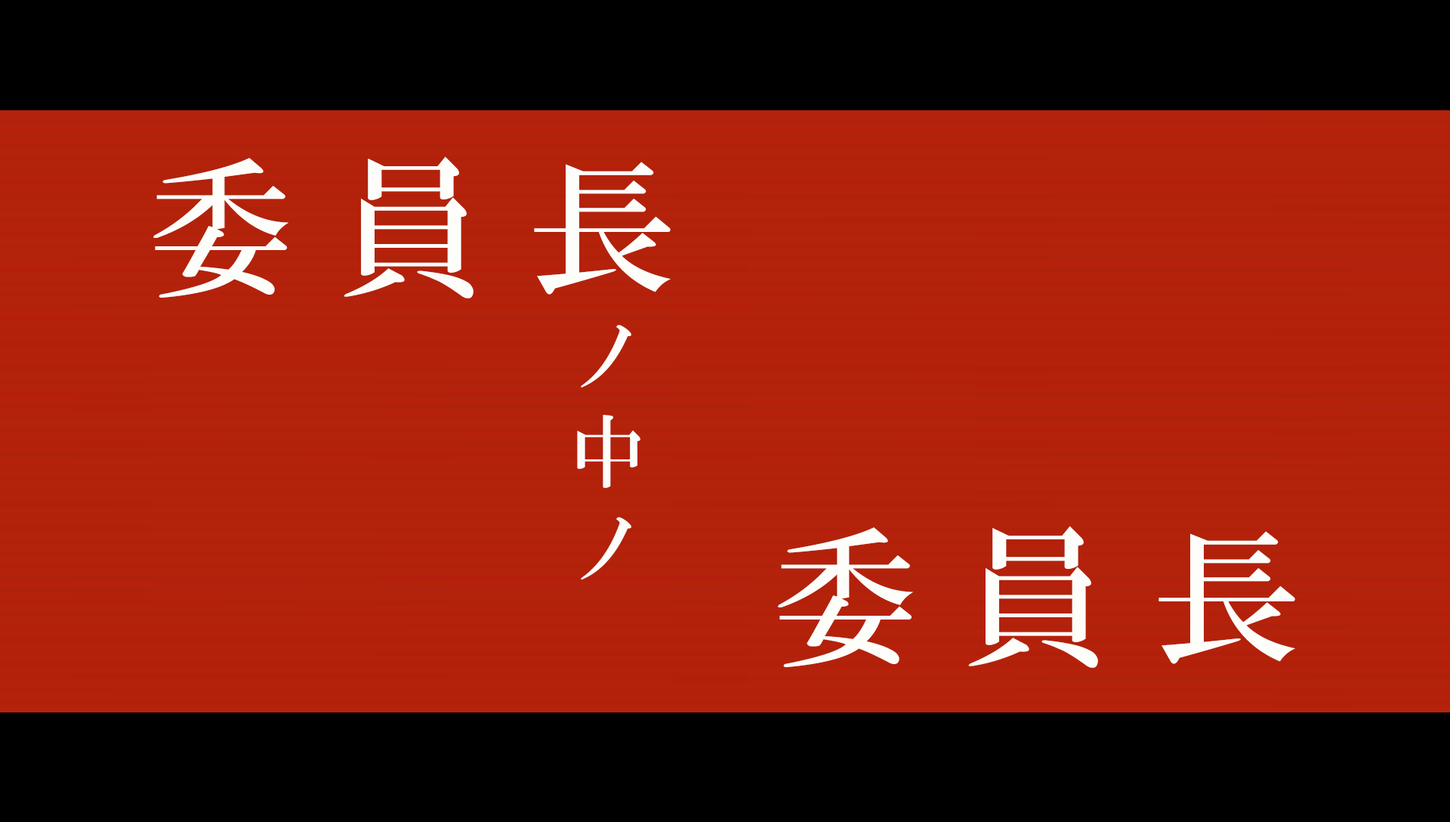
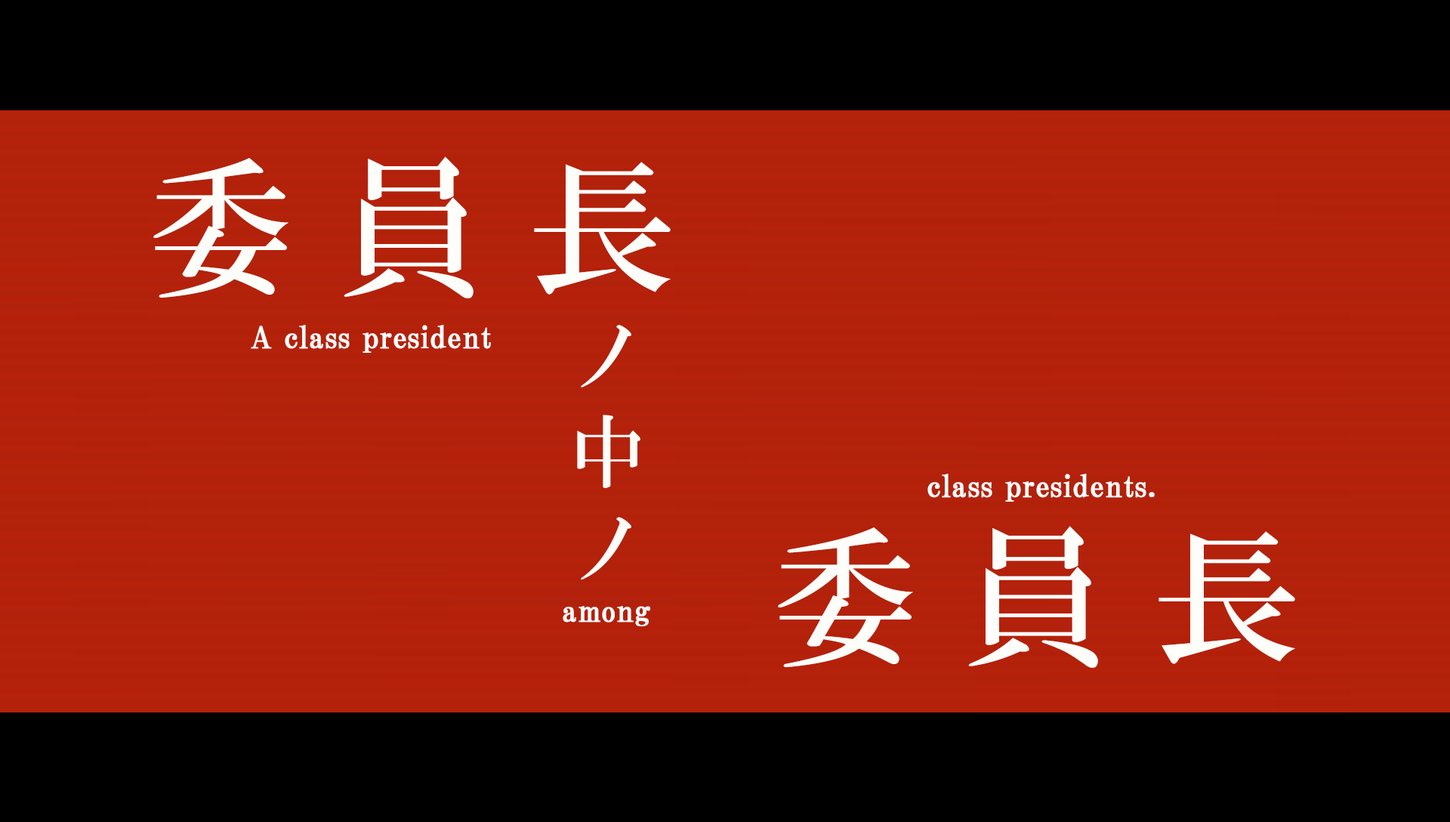
The second 1450x822 image is a revision of the first. Changes to its layers:
added layer "class presidents." above "among" over [927, 473, 1155, 502]
added layer "among" above "A class president" over [562, 605, 651, 627]
added layer "A class president" above "Layer 3" over [250, 324, 491, 353]
